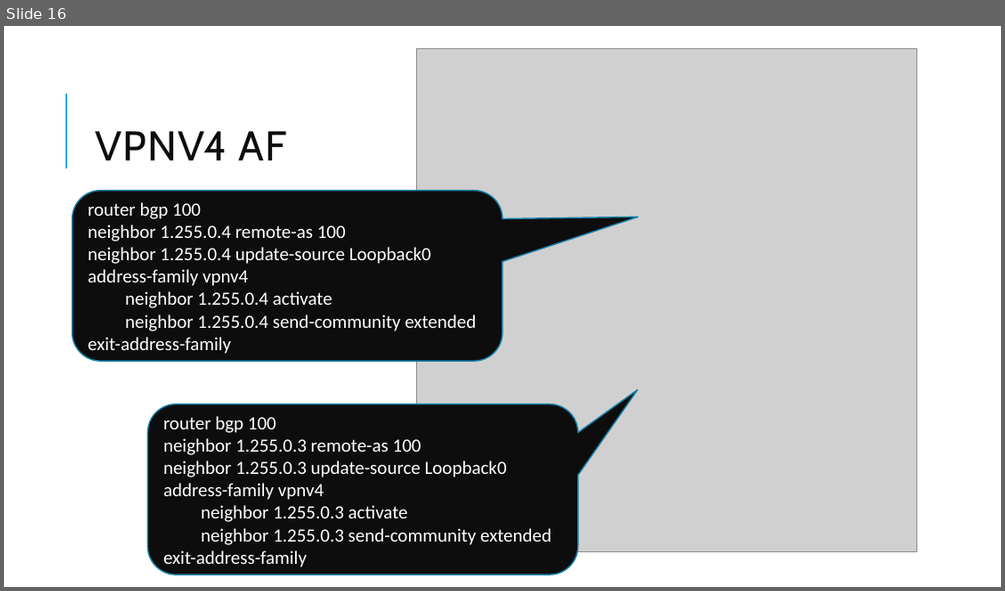
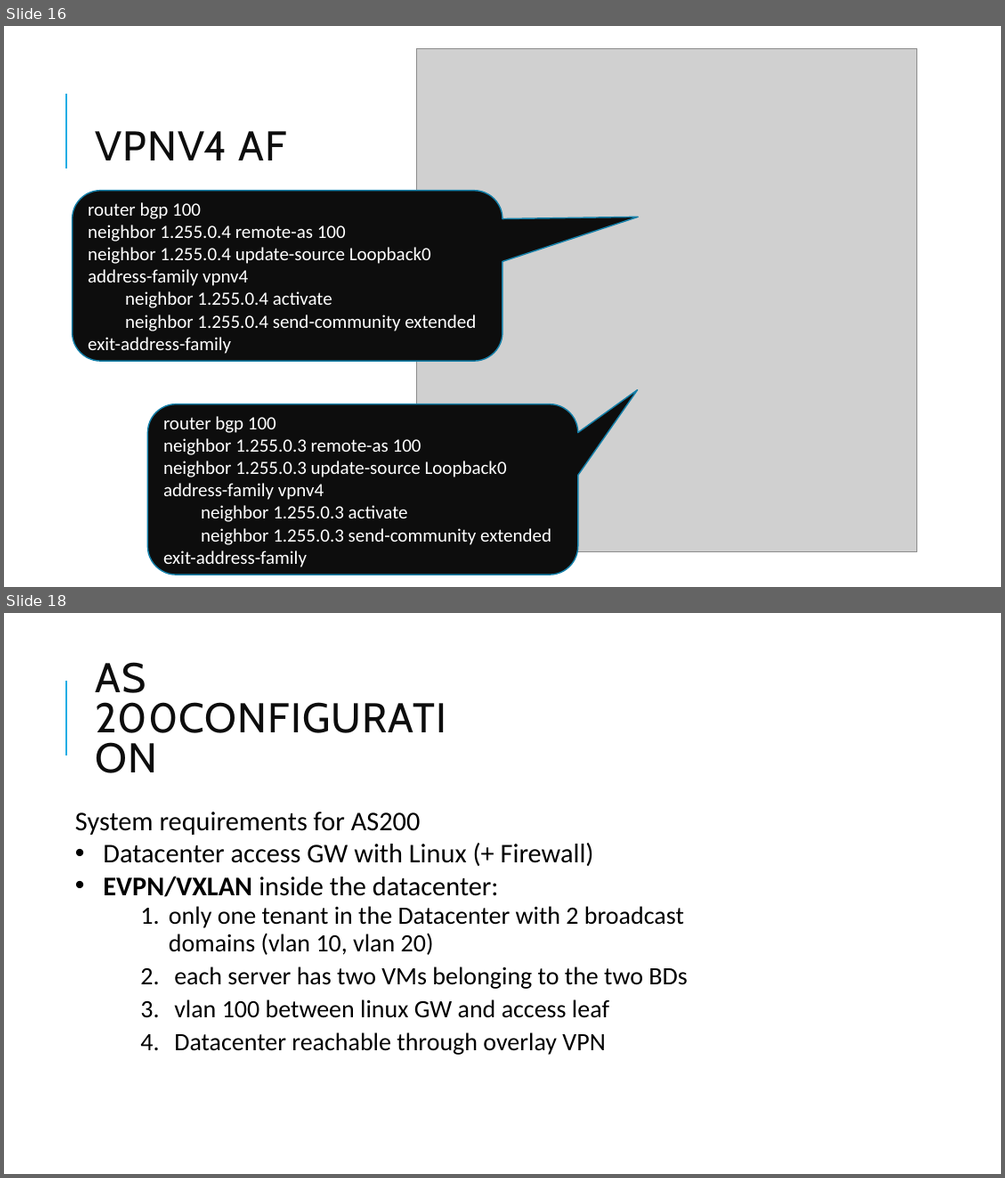
Before and after one commit to BSc-MSc-Projects/NSD-VPNs, a slide deck: NSD presentation_GIAN.pptx. Shown one above the other, each under a label of ours: slide 16 before the commit, slides 16 and 18 after it; the slides between them are not shown. The pictures are 1005x591 and 1005x1178 pixels, drawn with LibreOffice and Linux fonts; fonts in the diff are those of the drawing; grey boxes stand for pictures. Boxes give left, top, right and bottom in pixels: in the first picture for what was removed or moved away, otherwise in the second. Text is boxed around its words. In the diff, an @@ line names an element or a change of style, - is before the commit and + after.

```diff
--- a/NSD presentation_GIAN.pptx
+++ b/NSD presentation_GIAN.pptx
@@ slide 18 added at (4,613,1001,1174), background #FFFFFF; not listed: 1 template element that a slide beside it also shows @@
@@ text added at (95,662,146,703), 40 pt, text #0D0D0D @@
+AS 200CONFIGURATION
@@ text added at (75,811,687,1054), 24 pt, text #000000 @@
+System requirements for AS200
+• Datacenter access GW with Linux (+ Firewall)
+• EVPN/VXLAN inside the datacenter:
+    1. only one tenant in the Datacenter with 2 broadcast domains (vlan 10, vlan 20)
+    2. each server has two VMs belonging to the two BDs
+    3. vlan 100 between linux GW and access leaf
+    4. Datacenter reachable through overlay VPN
```
Also in this commit, not shown: 18 other slides added.
